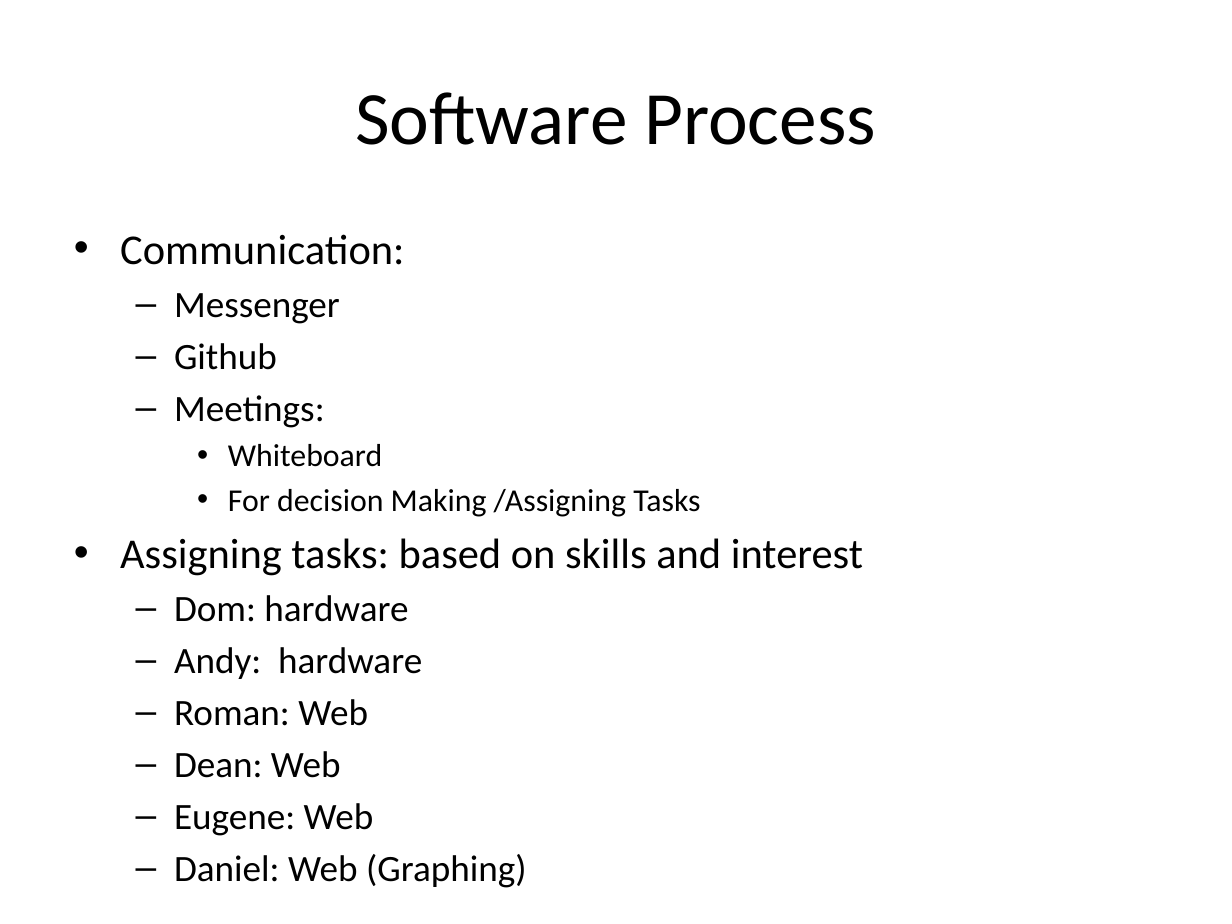
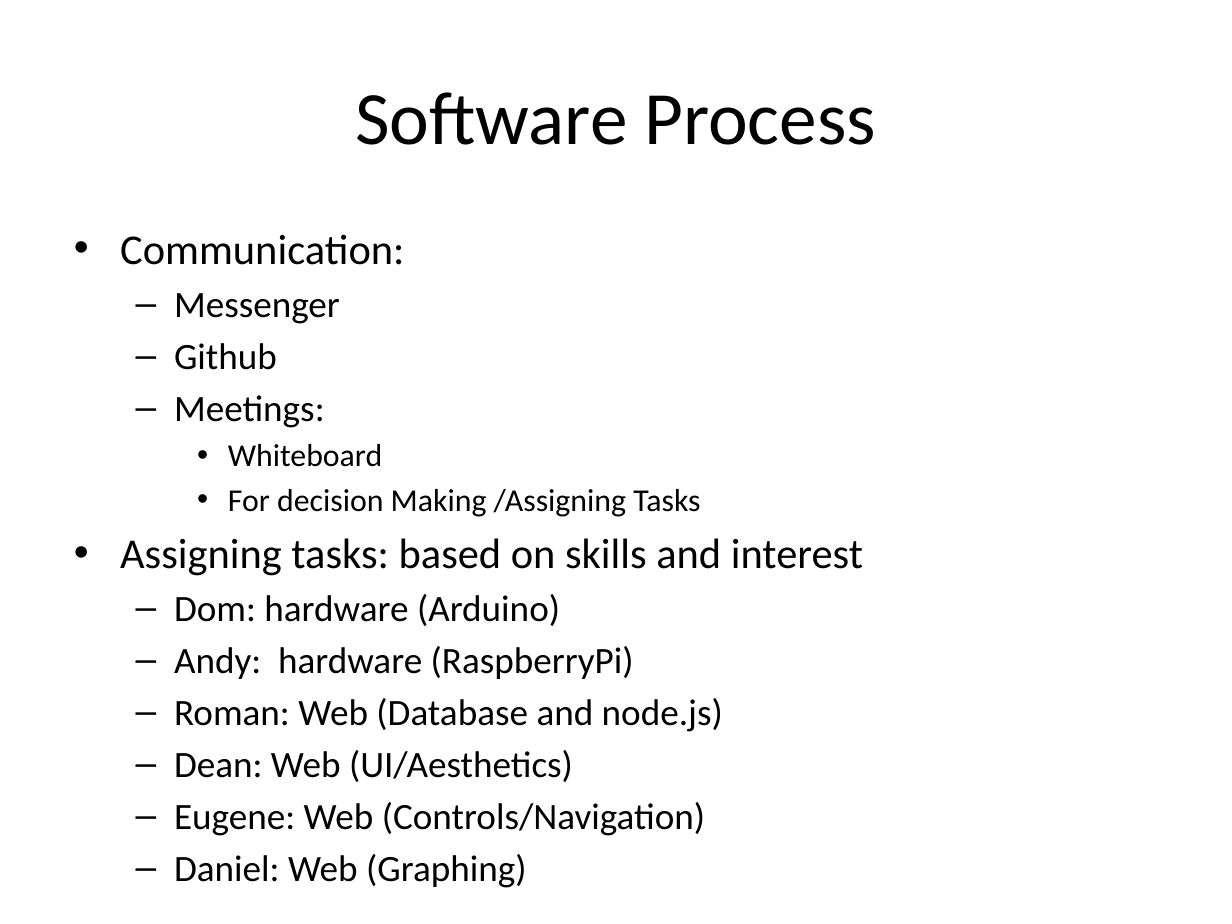
Before and after one commit to deanwedgbury/testRepo, a slide deck: slide 13 of PlantBuddy.pptx (slide 12 before the commit). Drawn at 1232x924 pixels with LibreOffice and Linux fonts; fonts in the diff are those of the drawing. Boxes give left, top, right and bottom in pixels: in the first picture for what was removed or moved away, otherwise in the second. Text is boxed around its words. In the diff, an @@ line names an element or a change of style, - is before the commit and + after.

Commit message:
Updated ppt

```diff
--- a/PlantBuddy.pptx
+++ b/PlantBuddy.pptx
@@ text at bbox=[174, 594, 723, 836]: text changed @@
-  – Dom: hardware
-  – Andy: hardware
-  – Roman: Web
-  – Dean: Web
-  – Eugene: Web
+  – Dom: hardware (Arduino)
+  – Andy: hardware (RaspberryPi)
+  – Roman: Web (Database and node.js)
+  – Dean: Web (UI/Aesthetics)
+  – Eugene: Web (Controls/Navigation)
```
Also in this commit, not shown: 3 other slides changed, 2 slides added, 1 slide removed.
